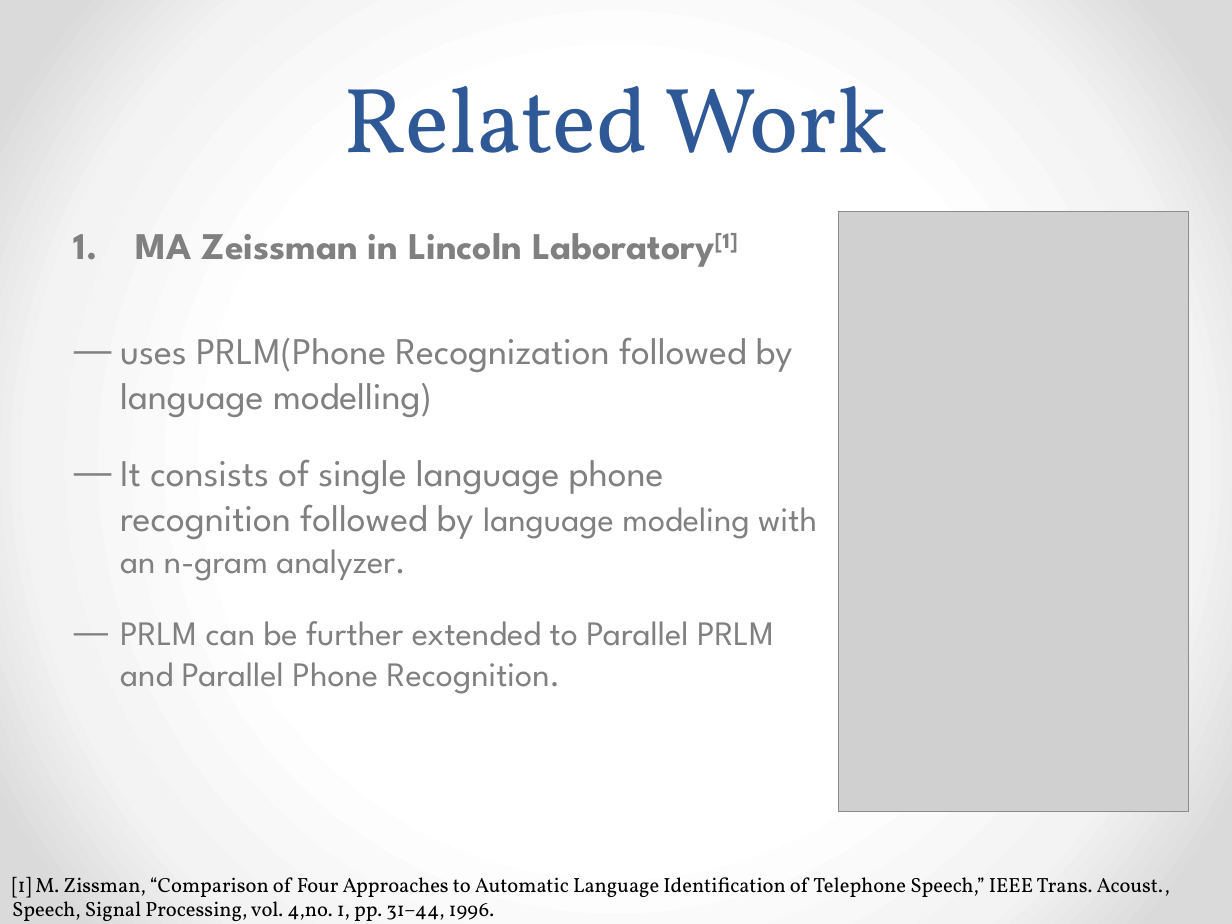
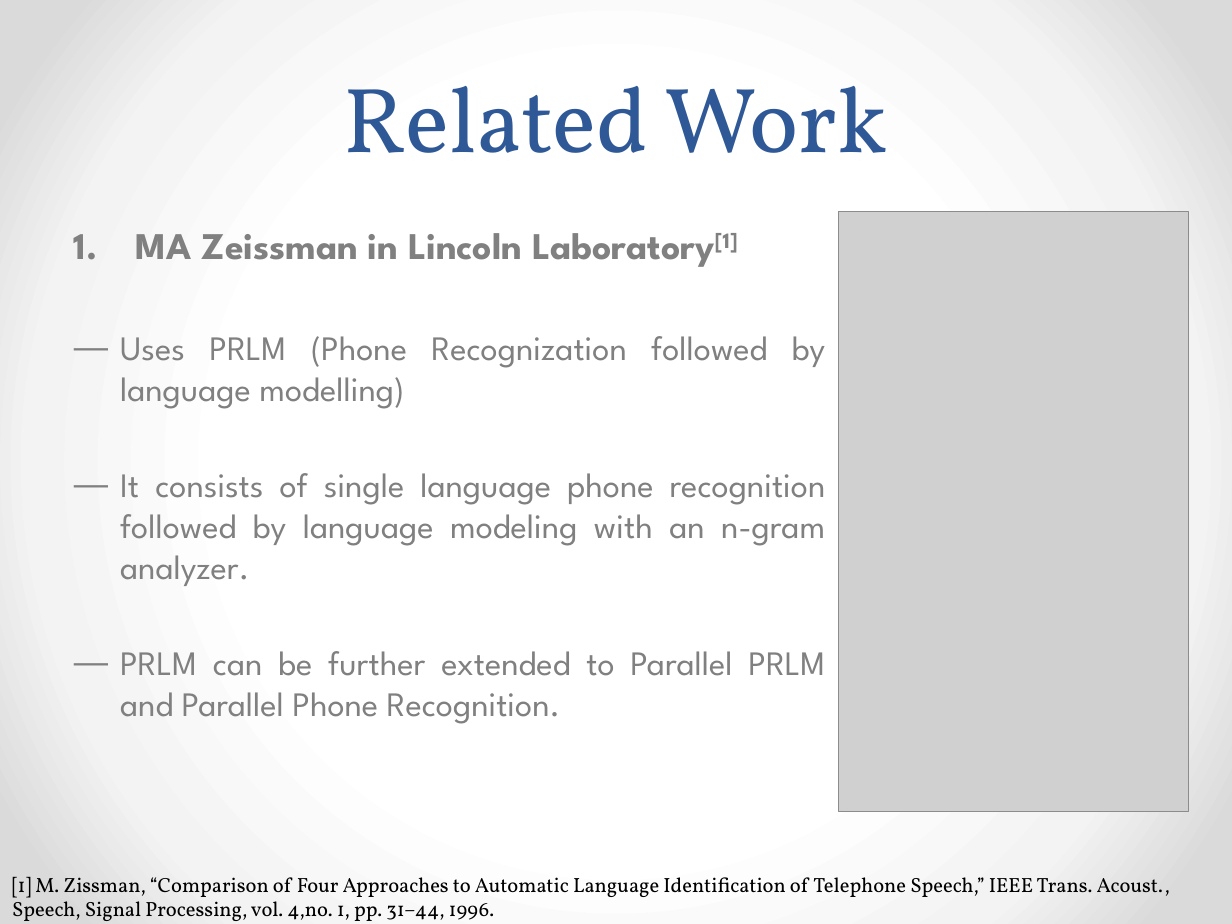
Before and after one commit to AudioExtractors/LanguageDetection, a slide deck: slide 5 of Docs/Presentation.pptx. Drawn at 1232x924 pixels with LibreOffice and Linux fonts; fonts in the diff are those of the drawing; grey boxes stand for pictures. Boxes give left, top, right and bottom in pixels: in the first picture for what was removed or moved away, otherwise in the second. Text is boxed around its words. In the diff, an @@ line names an element or a change of style, - is before the commit and + after.

```diff
--- a/Docs/Presentation.pptx
+++ b/Docs/Presentation.pptx
@@ text at bbox=[120, 233, 826, 724]: size 22 to 20 pt in "It consists of single language phone recognition ..."; alignment left to justified @@
@@ text at bbox=[120, 336, 825, 409]: text changed; size 22 to 20 pt @@
-― uses PRLM(Phone Recognization followed by language modelling)
+― Uses PRLM (Phone Recognization followed by language modelling)
```
Also in this commit, not shown: 11 other slides changed.
